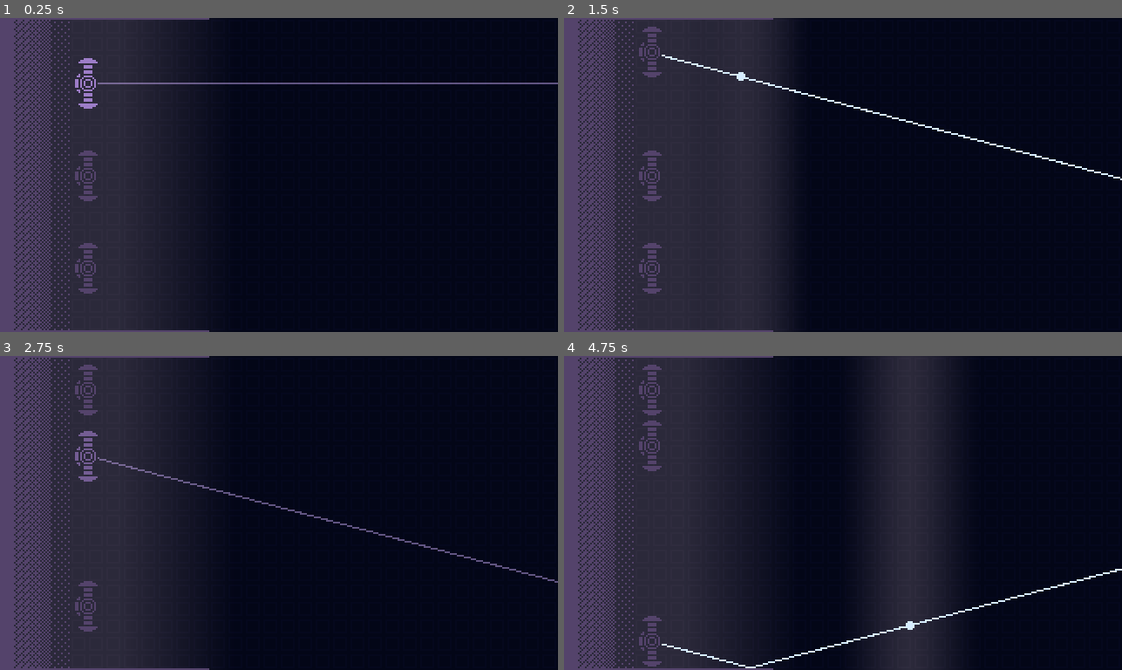
Above: before the commit, frames 1-4 (two rows, left to right).
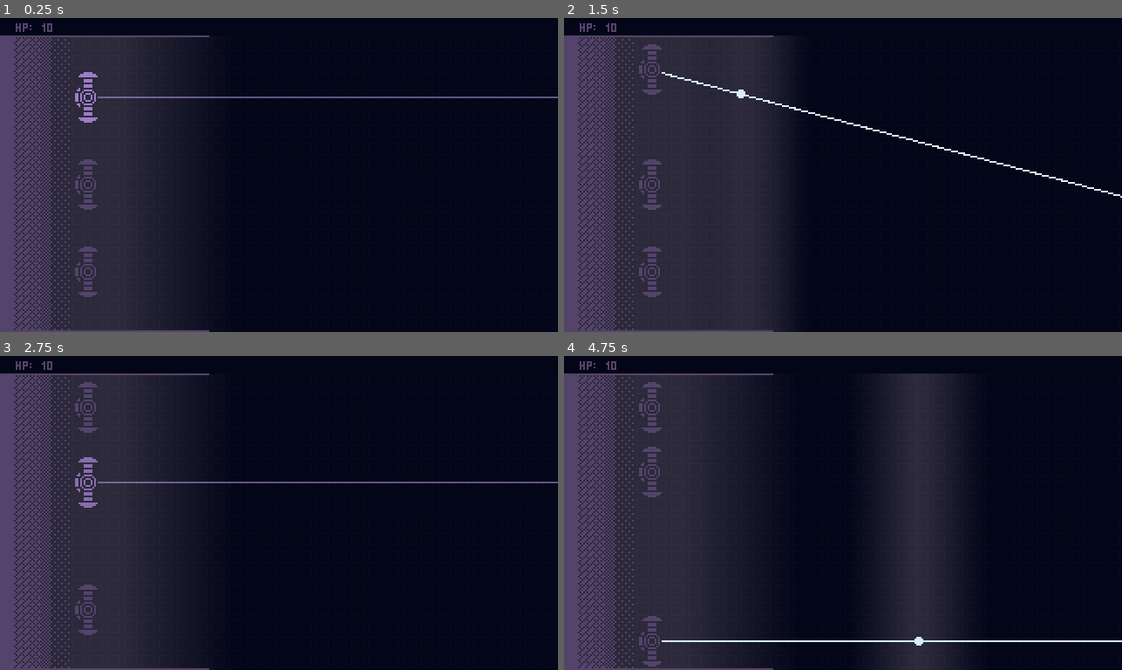
Above: after the commit, the same moments.

Repository: Aurif/Lightwave
Game: Godot game, scene res://scene.tscn
The game is run twice, just before and just after one commit, with the same random seed, the same clock (stepped at 60 frames per second) and the same inputs.
Inputs:
- Up to frame 1 (0.25 s): no input
- Up to frame 2 (1.5 s): tap Enter at 0.5 s; hold A (move_up) 0.53-1.28 s; tap W (switch_angle) at 0.6 s; hold D (move_down) from 1.28 s (still down); tap Shift at 1.35 s
- Up to frame 3 (2.75 s): release D (move_down) at 2.03 s; hold A (move_up) from 2.03 s (still down); tap W (switch_angle) at 2.1 s
- Up to frame 4 (4.75 s): tap Shift at 2.85, 4.35 s; release A (move_up) at 3.53 s; hold D (move_down) from 3.53 s (still down); tap W (switch_angle) at 3.6 s

The runs differ from the first frame. In frame 1, 3.7% of the frame differs, in the area x 0-100%, y 0-89%; in frame 2, 4.1%; in frame 3, 3.7%; in frame 4, 4.1%.

Commit message:
Added HP and game over screen

Diff:
--- a/components/org/bullet_tracer/bullet_tracer.gd
+++ b/components/org/bullet_tracer/bullet_tracer.gd
@@ -65,9 +65,9 @@
         return
     is_active = false
 
-    on_finish_callback.call()
     laser.visible = false
     current_path = []
 
     var tween: Tween = get_tree().create_tween().bind_node(light_pass)
     tween.tween_property(light_pass, "modulate", Color.TRANSPARENT, LIGHT_FADE_SPEED)
+    tween.tween_callback(on_finish_callback)
--- a/components/org/enemy_manager/enemy_manager.gd
+++ b/components/org/enemy_manager/enemy_manager.gd
@@ -15,7 +15,7 @@
 # TODO: Some upgrades for kills
 # TODO: Way to win / final sequence
 # TODO: Title screen with instructions and keybinds
-# TODO: A way to actually lose hp / lose game
+# TODO: Ability to restart game after losing
 func _ready() -> void:
     if tick_on_start:
         tick_enemies.call_deferred(true)
@@ -36,6 +36,7 @@
 ###
 ### Movement
 ###
+signal OnDamageTaken
 func _move_enemies() -> void:
     var new_map: Dictionary[Vector2i, Node2D] = {}
     var max_reachable: Dictionary[int, int] = {}
@@ -48,11 +49,16 @@
     )
 
     for pos in current_positions:
-        var new_x: int = min(max_reachable.get(pos.y, max_size.x+1)-1, pos.x+MOVE_DISTANCE)
-        max_reachable[pos.y] = new_x
-        new_map[Vector2i(new_x, pos.y)] = enemy_map[pos]
-        if new_x != pos.x:
-            _move_enemy(enemy_map[pos], Vector2i(new_x, pos.y))
+        var new_x: int = min(max_reachable.get(pos.y, max_size.x+2)-1, pos.x+MOVE_DISTANCE)
+        if new_x == max_size.x+1:
+            var tween: Tween = _move_enemy(enemy_map[pos], Vector2i(max_size.x+8, pos.y))
+            tween.tween_callback(enemy_map[pos].queue_free)
+            tween.tween_callback(OnDamageTaken.emit)
+        else:
+            max_reachable[pos.y] = new_x
+            new_map[Vector2i(new_x, pos.y)] = enemy_map[pos]
+            if new_x != pos.x:
+                _move_enemy(enemy_map[pos], Vector2i(new_x, pos.y))
 
     enemy_map = new_map
 
@@ -61,11 +67,11 @@
 const MOVEMENT_OVERLAP_MIN: float = 0.03
 const MOVEMENT_OVERLAP_MAX: float = 0.1
 var movement_anim_delays: Dictionary[int, float] = {}
-func _move_enemy(node: Node2D, new_pos: Vector2i, start_pos_delta: Vector2 = Vector2.ZERO, instant: bool = false) -> void:
+func _move_enemy(node: Node2D, new_pos: Vector2i, start_pos_delta: Vector2 = Vector2.ZERO, instant: bool = false) -> Tween:
     var new_pos_px: Vector2 = new_pos * Vector2i(-10, 10) + Vector2i(-5, 5)
     if instant:
         node.position = new_pos_px
-        return
+        return null
     if start_pos_delta != Vector2.ZERO:
         node.position = new_pos_px + start_pos_delta
 
@@ -77,6 +83,7 @@
     movement_anim_delays[new_pos.y] += randf_range(MOVEMENT_OVERLAP_MIN, MOVEMENT_OVERLAP_MAX)
 
     tween.tween_property(node, "position", new_pos_px, MOVEMENT_SPEED)
+    return tween
 
 ###
 ### Spawning
--- /dev/null
+++ b/components/org/hp/hp.gd
@@ -0,0 +1,28 @@
+extends Node
+
+@export var hp: int = 10
+@export var label: Label
+@export var show_on_gameover: CanvasItem
+
+func _ready() -> void:
+    _update_label()
+
+func reduce_hp(amount: int = 1) -> void:
+    hp -= amount
+    _update_label()
+    if hp <= 0:
+        _on_game_over()
+
+func _update_label() -> void:
+    label.text = "HP: %s" % str(max(0, hp))
+
+func _on_game_over() -> void:
+    if get_tree().paused == true:
+        return
+
+    var tween: Tween = get_tree().create_tween().bind_node(show_on_gameover)
+    show_on_gameover.visible = true
+    show_on_gameover.modulate = Color.TRANSPARENT
+    tween.tween_property(show_on_gameover, 'modulate', Color.WHITE, 3)
+
+    get_tree().paused = true
--- a/scene.tscn
+++ b/scene.tscn
@@ -9,6 +9,8 @@
 [ext_resource type="Texture2D" uid="uid://b8k4vbrr0xegr" path="res://assets/sprites/laser_point.png" id="6_y2354"]
 [ext_resource type="Shader" uid="uid://dfsvbot1app06" path="res://components/org/darkness/shader.gdshader" id="8_73fnb"]
 [ext_resource type="Texture2D" uid="uid://w2rg8dybf6gw" path="res://assets/sprites/bg_shadow.png" id="8_xlvrw"]
+[ext_resource type="FontFile" uid="uid://cw75qkqjyv60b" path="res://assets/fonts/3x5.png" id="10_5juve"]
+[ext_resource type="Script" uid="uid://bnra6i6bvh81g" path="res://components/org/hp/hp.gd" id="11_fy5k1"]
 
 [sub_resource type="WorldBoundaryShape2D" id="WorldBoundaryShape2D_3253y"]
 normal = Vector2(1, 0)
@@ -100,8 +102,9 @@
 
 [node name="Wall - Top" type="ColorRect" parent="PlayArea"]
 z_index = 10
+offset_top = 10.0
 offset_right = 120.0
-offset_bottom = 1.0
+offset_bottom = 11.0
 color = Color(0.32941177, 0.2627451, 0.41960785, 1)
 
 [node name="StaticBody2D" type="StaticBody2D" parent="PlayArea/Wall - Top"]
@@ -128,13 +131,13 @@
 [node name="Lasers" type="Node" parent="."]
 
 [node name="Laser" parent="Lasers" instance=ExtResource("3_u3cyc")]
-position = Vector2(50, 37)
+position = Vector2(50, 45)
 
 [node name="Laser2" parent="Lasers" instance=ExtResource("3_u3cyc")]
-position = Vector2(50, 90)
+position = Vector2(50, 95)
 
 [node name="Laser3" parent="Lasers" instance=ExtResource("3_u3cyc")]
-position = Vector2(50, 143)
+position = Vector2(50, 145)
 
 [node name="Enemies" type="Node2D" parent="."]
 position = Vector2(320, 0)
@@ -196,10 +199,61 @@
 offset_bottom = 180.0
 texture = SubResource("GradientTexture2D_fy5k1")
 
-[node name="SubViewportContainer" type="SubViewportContainer" parent="."]
-z_index = 20
-offset_right = 320.0
-offset_bottom = 180.0
+[node name="UI" type="Node2D" parent="."]
+z_index = 100
+
+[node name="Bg" type="ColorRect" parent="UI"]
+offset_right = 320.0
+offset_bottom = 10.0
+color = Color(0.011764706, 0.023529412, 0.09019608, 1)
+
+[node name="LabelHP" type="Label" parent="UI" node_paths=PackedStringArray("label", "show_on_gameover")]
+texture_filter = 1
+offset_left = 9.0
+offset_top = 3.0
+offset_right = 31.0
+offset_bottom = 8.0
+theme_override_colors/font_color = Color(0.32941177, 0.2627451, 0.41960785, 1)
+theme_override_fonts/font = ExtResource("10_5juve")
+theme_override_font_sizes/font_size = 7
+text = "HP: 10"
+script = ExtResource("11_fy5k1")
+label = NodePath(".")
+show_on_gameover = NodePath("../GameOver")
+
+[node name="GameOver" type="ColorRect" parent="UI"]
+process_mode = 3
+visible = false
+modulate = Color(1, 1, 1, 0)
+offset_right = 320.0
+offset_bottom = 180.0
+color = Color(0.011764706, 0.023529412, 0.09019608, 1)
+
+[node name="LABEL" type="Label" parent="UI/GameOver"]
+texture_filter = 1
+layout_mode = 0
+offset_top = 45.0
+offset_right = 320.0
+offset_bottom = 96.0
+theme_override_colors/font_color = Color(0.32941177, 0.2627451, 0.41960785, 1)
+theme_override_fonts/font = ExtResource("10_5juve")
+theme_override_font_sizes/font_size = 16
+text = "AND THEN THERE WAS
+nothing but
+"
+horizontal_alignment = 1
+
+[node name="LABEL2" type="Label" parent="UI/GameOver"]
+texture_filter = 1
+layout_mode = 0
+offset_top = 91.0
+offset_right = 320.0
+offset_bottom = 142.0
+theme_override_colors/font_color = Color(0.32941177, 0.2627451, 0.41960785, 1)
+theme_override_fonts/font = ExtResource("10_5juve")
+theme_override_font_sizes/font_size = 26
+text = "DARKNESS"
+horizontal_alignment = 1
 
 [connection signal="FireLaser" from="Lasers/Laser" to="BulletTracer" method="start_laser"]
 [connection signal="OnFired" from="Lasers/Laser" to="Lasers/Laser2" method="set_active"]
@@ -208,3 +262,4 @@
 [connection signal="FireLaser" from="Lasers/Laser3" to="BulletTracer" method="start_laser"]
 [connection signal="OnFired" from="Lasers/Laser3" to="Enemies" method="tick_enemies"]
 [connection signal="AfterTick" from="Enemies" to="Lasers/Laser" method="set_active"]
+[connection signal="OnDamageTaken" from="Enemies" to="UI/LabelHP" method="reduce_hp"]
Binary file added: assets/fonts/3x5.png
Not shown, added: assets/fonts/3x5.png.import
Not shown, added: components/org/hp/hp.gd.uid
Not shown: 1 places in scene.tscn that only renumber resources
